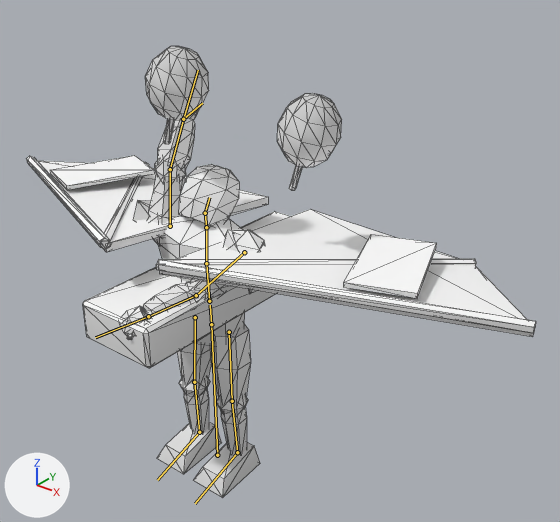
The glTF model client/public/assets/models/kite_bomber.glb as it was, and as the next commit left it.
One viewpoint serves both versions: a camera (50 mm lens) standing at (2.52, -2.57, 2.99) and looking at (0.25, 0.27, 1.23). Lighting does not change. The marker at lower left points along +X, +Y and +Z. The older version comes first. Both versions are drawn at frame 10 of the action 'victory'; the numbers are the values there. The bones that bend it are drawn over the model as lines. Mesh edges are drawn as thin lines.

The first picture shows 'kite_bomber'.
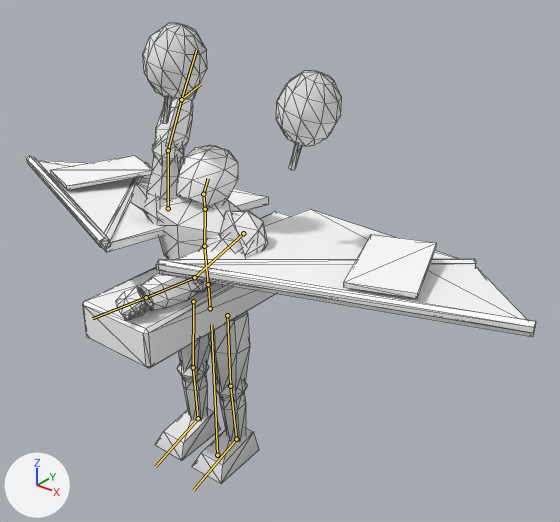
The change in detail:
Bone 'hips' (bone_hips) moves from (0.0, 0.0, 0.0) to (0.0, 0.101, 0.0).

Boxes (x1, y1, x2, y2) around the edits, measured in the pictures (560 x 522 px):
'kite_bomber', posed
    before: (26, 46, 536, 498)
    after: (26, 23, 536, 484)
bone 'hips', root to tip
    before: (211, 324) to (210, 305)
    after: (210, 308) to (208, 288)
